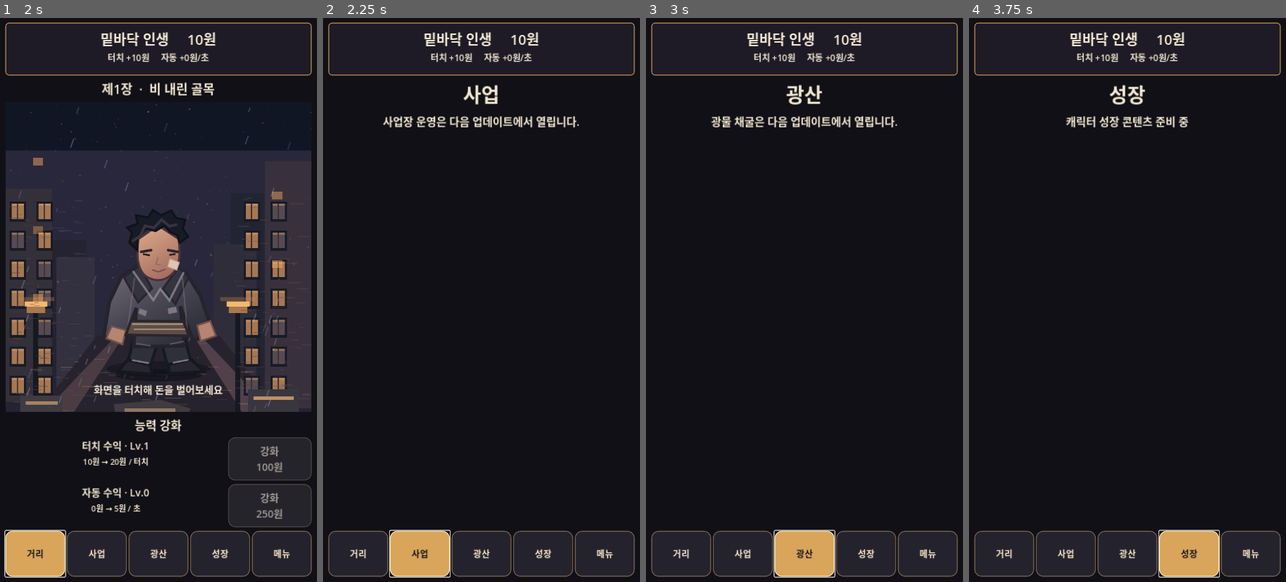
Above: before the commit, frames 1-4 (left to right).
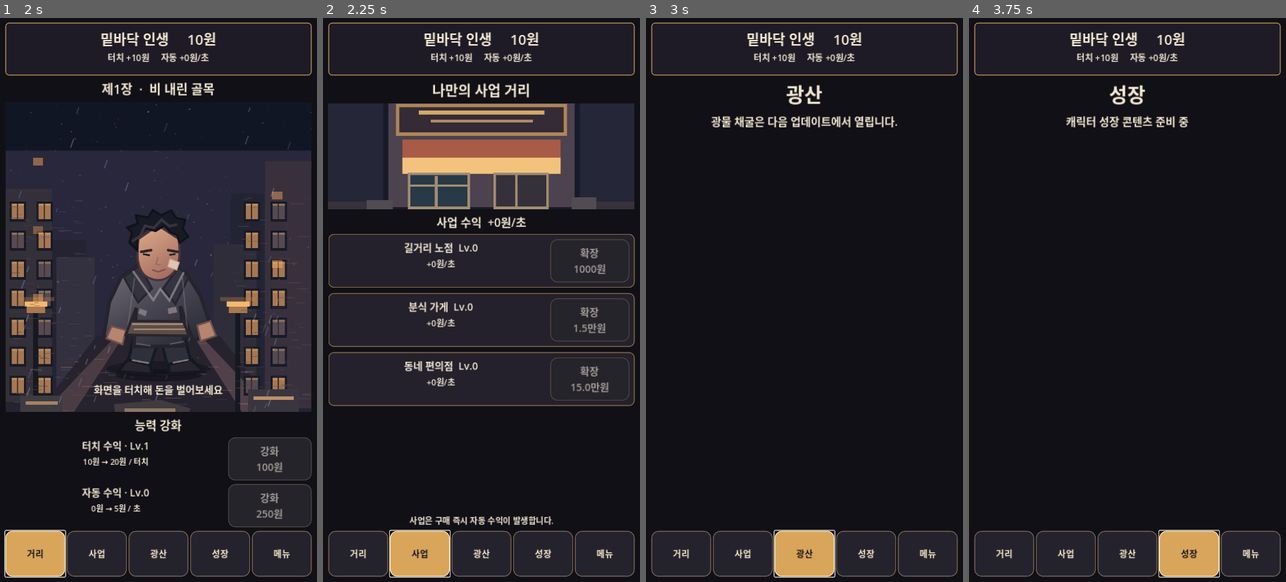
Above: after the commit, the same moments.

Repository: sungpil987/BottomLife-Reborn
Game: Godot game, scene res://scenes/Main.tscn
Same seed, same stepped clock (60 frames per second), same inputs: the game is played once before the commit and once after it.
Inputs (mouse positions are in pixels of both pictures, inside the frame that each line leads up to):
- Up to frame 1 (2 s): click (158, 254) at 0.5 s; click "거리" at 1.25 s
- Up to frame 2 (2.25 s): click "사업" at 2 s
- Up to frame 3 (3 s): click "광산" at 2.75 s
- Up to frame 4 (3.75 s): click "성장" at 3.5 s

Frame 1 is identical in both runs. In frame 2, 22% of the frame differs, in the area x 1-99%, y 11-90%; in frame 3, less than 0.1%; in frame 4, nothing differs.

Commit message:
v1.1 playable business: three enterprises, income, expansion, scrolling UI and backwards-compatible saves

Diff:
--- a/scripts/main.gd
+++ b/scripts/main.gd
@@ -4,6 +4,10 @@
 var money: float = 0.0
 var tap_level: int = 1
 var auto_level: int = 0
+var business_levels: Array[int] = [0, 0, 0]
+const BUSINESS_NAMES := ["길거리 노점", "분식 가게", "동네 편의점"]
+const BUSINESS_BASE_COST := [1000.0, 15000.0, 150000.0]
+const BUSINESS_BASE_INCOME := [12.0, 95.0, 780.0]
 var current_tab: int = 0
 var header: Label
 var income_label: Label
@@ -27,7 +31,7 @@
 	refresh()
 
 func _process(delta: float) -> void:
-	money += float(auto_level) * 5.0 * delta
+	money += total_auto_income() * delta
 	save_clock += delta
 	idle_time += delta
 	if save_clock >= 10.0:
@@ -51,11 +55,15 @@
 		money = maxf(0.0, float(data.get("money", 0.0)))
 		tap_level = maxi(1, int(data.get("tap_level", 1)))
 		auto_level = maxi(0, int(data.get("auto_level", 0)))
+		var saved_business = data.get("business_levels", [0, 0, 0])
+		if saved_business is Array:
+			for i in range(mini(3, saved_business.size())):
+				business_levels[i] = clampi(int(saved_business[i]), 0, 100000)
 
 func save_game() -> void:
 	var file := FileAccess.open(SAVE_PATH, FileAccess.WRITE)
 	if file != null:
-		file.store_string(JSON.stringify({"money": money, "tap_level": tap_level, "auto_level": auto_level}))
+		file.store_string(JSON.stringify({"money": money, "tap_level": tap_level, "auto_level": auto_level, "business_levels": business_levels}))
 
 func make_label(value: String, size: int = 27) -> Label:
 	var label := Label.new()
@@ -152,11 +160,64 @@
 		decorate_button(tab_buttons[i], i == index)
 	refresh()
 
+func total_auto_income() -> float:
+	var result := float(auto_level) * 5.0
+	for i in range(3):
+		result += float(business_levels[i]) * BUSINESS_BASE_INCOME[i]
+	return result
+
+func business_cost(index: int) -> float:
+	return BUSINESS_BASE_COST[index] * pow(1.24, business_levels[index])
+
+func buy_business(index: int) -> void:
+	var cost := business_cost(index)
+	if money < cost:
+		return
+	money -= cost
+	business_levels[index] += 1
+	save_game()
+	refresh()
+
+func build_business() -> void:
+	content.add_child(make_label("나만의 사업 거리", 32))
+	var art := TextureRect.new()
+	art.texture = load("res://assets/business_stall.svg")
+	art.expand_mode = TextureRect.EXPAND_IGNORE_SIZE
+	art.stretch_mode = TextureRect.STRETCH_KEEP_ASPECT_COVERED
+	art.custom_minimum_size.y = 240
+	content.add_child(art)
+	content.add_child(make_label("사업 수익  +%s원/초" % number(total_auto_income() - float(auto_level) * 5.0), 26))
+	var scroll := ScrollContainer.new()
+	scroll.size_flags_vertical = Control.SIZE_EXPAND_FILL
+	content.add_child(scroll)
+	var rows := VBoxContainer.new()
+	rows.size_flags_horizontal = Control.SIZE_EXPAND_FILL
+	rows.add_theme_constant_override("separation", 12)
+	scroll.add_child(rows)
+	for i in range(3):
+		var panel := PanelContainer.new()
+		panel.add_theme_stylebox_override("panel", panel_style(Color("#24212c"), Color("#826744"), 12))
+		rows.add_child(panel)
+		var row := HBoxContainer.new()
+		panel.add_child(row)
+		var info := VBoxContainer.new()
+		info.size_flags_horizontal = Control.SIZE_EXPAND_FILL
+		row.add_child(info)
+		info.add_child(make_label("%s  Lv.%d" % [BUSINESS_NAMES[i], business_levels[i]], 23))
+		info.add_child(make_label("+%s원/초" % number(float(business_levels[i]) * BUSINESS_BASE_INCOME[i]), 19))
+		var cost := business_cost(i)
+		var button := make_button("확장\n%s원" % number(cost))
+		button.custom_minimum_size = Vector2(180, 88)
+		button.disabled = money < cost
+		button.pressed.connect(buy_business.bind(i))
+		row.add_child(button)
+	content.add_child(make_label("사업은 구매 즉시 자동 수익이 발생합니다.", 19))
+
 func refresh_header() -> void:
 	if header == null:
 		return
 	header.text = "밑바닥 인생     %s원" % number(money)
-	income_label.text = "터치 +%s원     자동 +%s원/초" % [number(tap_level * 10.0), number(auto_level * 5.0)]
+	income_label.text = "터치 +%s원     자동 +%s원/초" % [number(tap_level * 10.0), number(total_auto_income())]
 
 func number(n: float) -> String:
 	if n >= 1000000000000.0:
@@ -183,7 +244,7 @@
 		0:
 			build_street()
 		1:
-			build_placeholder("사업", "사업장 운영은 다음 업데이트에서 열립니다.")
+			build_business()
 		2:
 			build_placeholder("광산", "광물 채굴은 다음 업데이트에서 열립니다.")
 		3:
